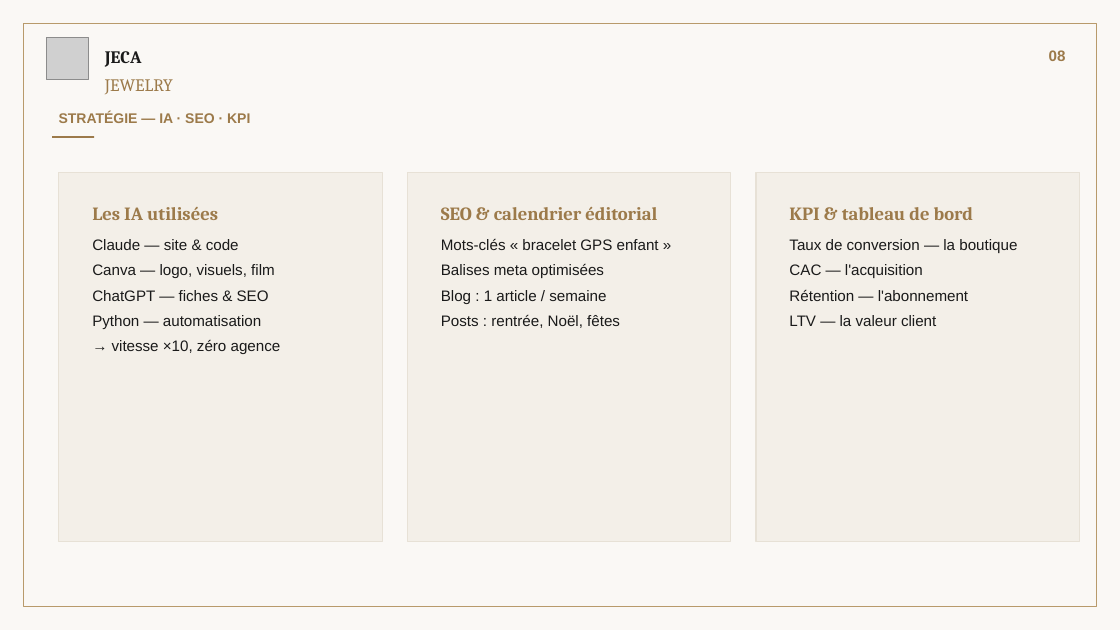
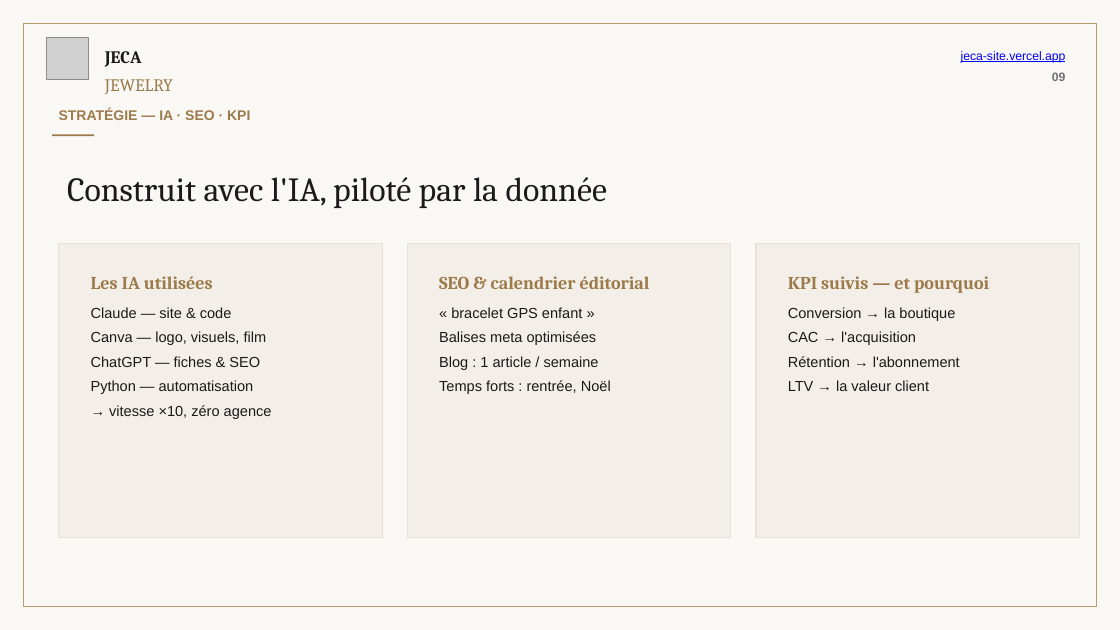
Before and after one commit to emirsqalli23-cpu/jeca-jewelry, a slide deck: slide 9 of JECA_Soutenance_Site.pptx (slide 8 before the commit). Drawn at 1120x630 pixels with LibreOffice and Linux fonts; fonts in the diff are those of the drawing; grey boxes stand for pictures. Boxes give left, top, right and bottom in pixels: in the first picture for what was removed or moved away, otherwise in the second. Text is boxed around its words. In the diff, an @@ line names an element or a change of style, - is before the commit and + after.

```diff
--- a/JECA_Soutenance_Site.pptx
+++ b/JECA_Soutenance_Site.pptx
@@ text at [961, 51, 1066, 81]: text changed; size 13 to 10.5 pt; text colour #9C7A4A to #0000FF; bold off @@
-08
+jeca-site.vercel.app
+09
@@ text added at [67, 177, 607, 208], 29 pt, text #1A1A1A @@
+Construit avec l'IA, piloté par la donnée
@@ rectangle: place and size @@
-rectangle at [59, 172, 382, 542]
+rectangle at [59, 244, 382, 538]
@@ text "Les IA utilisées": place and size @@
-text "Les IA utilisées" at [92, 207, 281, 354]
+text "Les IA utilisées" at [91, 276, 272, 419]
@@ text "Les IA utilisées" at [91, 276, 272, 419]: size 16 to 15.5 pt in "Les IA utilisées"; size 13 to 12.5 pt in "Claude — site & code", "Canva — logo, visuels, film", "ChatGPT — fiches & SEO", "Python — automatisation" and 1 more places; less space between paragraphs @@
@@ rectangle: place and size @@
-rectangle at [408, 172, 731, 542]
+rectangle at [408, 244, 731, 538]
@@ text "SEO & calendrier éditorial": place and size @@
-text "SEO & calendrier éditorial" at [441, 207, 659, 328]
+text "SEO & calendrier éditorial" at [439, 276, 650, 394]
@@ rectangle: place and size @@
-rectangle at [756, 172, 1080, 542]
+rectangle at [756, 244, 1080, 538]
@@ text at [439, 276, 650, 370]: size 16 to 15.5 pt in "SEO & calendrier éditorial"; size 13 to 12.5 pt in "Balises meta optimisées", "Blog : 1 article / semaine"; less space between paragraphs @@
@@ text at [788, 276, 989, 391]: text changed; size 13 to 12.5 pt @@
-KPI & tableau de bord
-Taux de conversion — la boutique
-CAC — l'acquisition
-Rétention — l'abonnement
-LTV — la valeur client
+KPI suivis — et pourquoi
+Conversion → la boutique
+CAC → l'acquisition
+Rétention → l'abonnement
+LTV → la valeur client
@@ text at [451, 307, 583, 318]: text changed; size 13 to 12.5 pt @@
-Mots-clés « bracelet GPS enfant »
+« bracelet GPS enfant »
@@ text at [439, 380, 611, 394]: text changed; size 13 to 12.5 pt @@
-Posts : rentrée, Noël, fêtes
+Temps forts : rentrée, Noël
```
Also in this commit, not shown: 8 other slides changed, 2 slides added.
